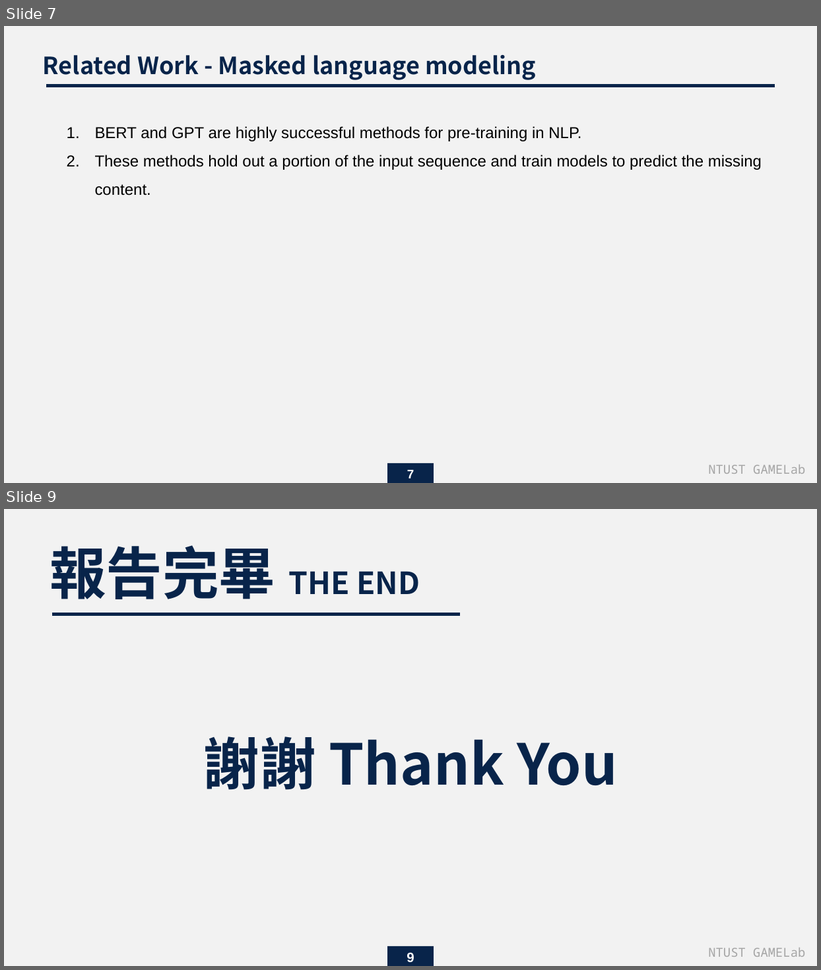
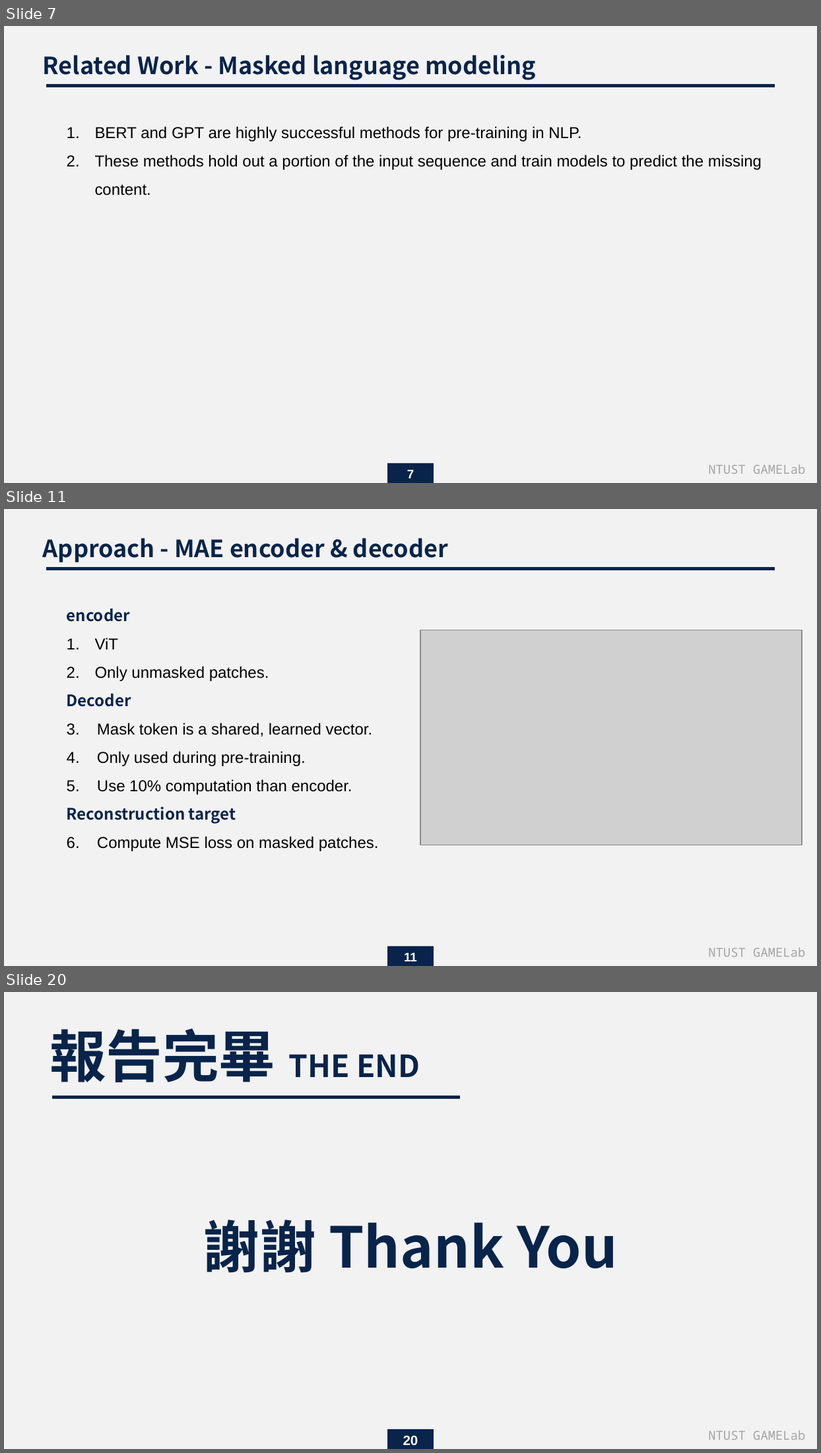
Before and after one commit to endman100/paper-, a slide deck: Masked Autoencoders Are Scalable Vision Learners.pptx. Shown one above the other, each under a label of ours: slides 7 and 9 before the commit, slides 7, 11 and 20 after it; the slides between them are not shown. The pictures are 821x970 and 821x1453 pixels, drawn with LibreOffice and Linux fonts; fonts in the diff are those of the drawing; grey boxes stand for pictures. Boxes give left, top, right and bottom in pixels: in the first picture for what was removed or moved away, otherwise in the second. Text is boxed around its words. In the diff, an @@ line names an element or a change of style, - is before the commit and + after.

```diff
--- a/Masked Autoencoders Are Scalable Vision Learners.pptx
+++ b/Masked Autoencoders Are Scalable Vision Learners.pptx
@@ slide 11 added at (x1=4, y1=509, x2=817, y2=966), background #F2F2F2 @@
@@ text added at (x1=43, y1=538, x2=448, y2=562), 21 pt, text #08244A, bold @@
+Approach - MAE encoder & decoder
@@ line added from (775, 569) to (46, 569), #08244A 3 pt @@
@@ text added at (x1=67, y1=609, x2=379, y2=852), 14 pt, text #000000 @@
+encoder
+1. ViT
+2. Only unmasked patches.
+Decoder
+1. Mask token is a shared, learned vector.
+2. Only used during pre-training.
+3. Use 10% computation than encoder.
+Reconstruction target
+1. Compute MSE loss on masked patches.
@@ picture added at (x1=420, y1=630, x2=802, y2=845) @@
@@ rectangle added at (x1=388, y1=947, x2=434, y2=966), fill #08244A @@
@@ page number added at (x1=404, y1=953, x2=417, y2=962), 11 pt, text #FFFFFF, bold @@
+11
@@ text added at (x1=708, y1=948, x2=805, y2=957), 11 pt, text #A5A5A5 @@
+NTUST GAMELab
@@ what was slide 9 is now slide 20 @@
@@ page number at (x1=403, y1=1436, x2=418, y2=1446): text changed @@
-9
+20
```
Also in this commit, not shown: 2 slides changed, 10 other slides added.
